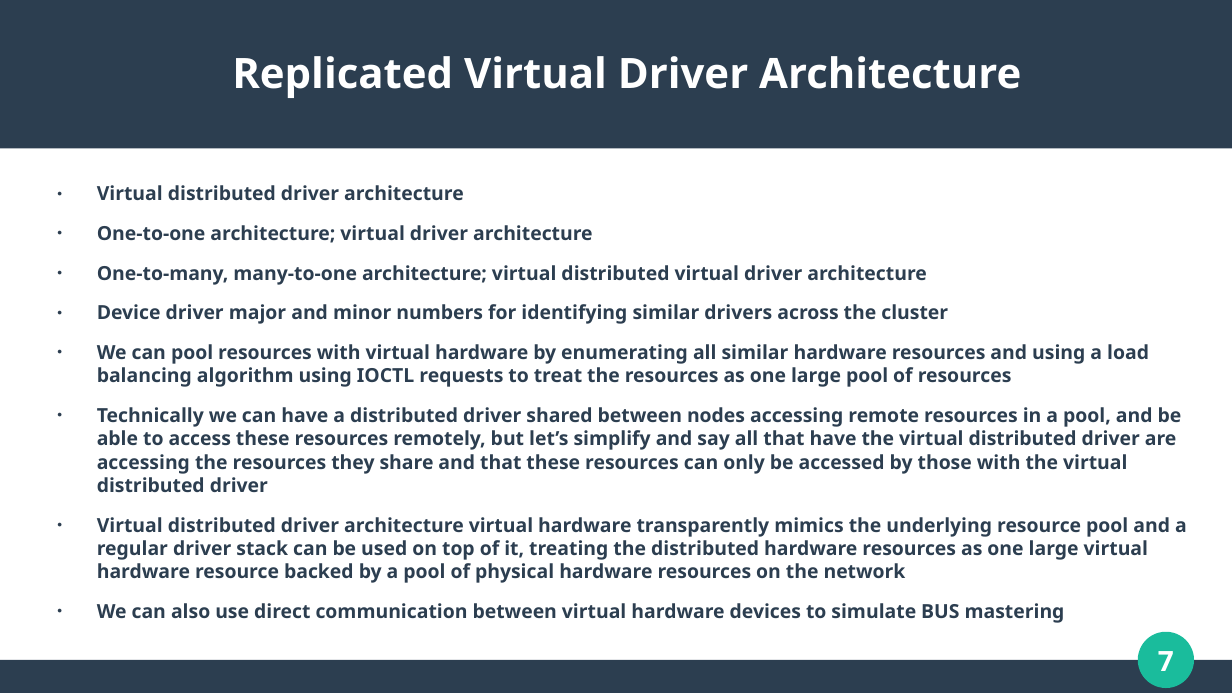
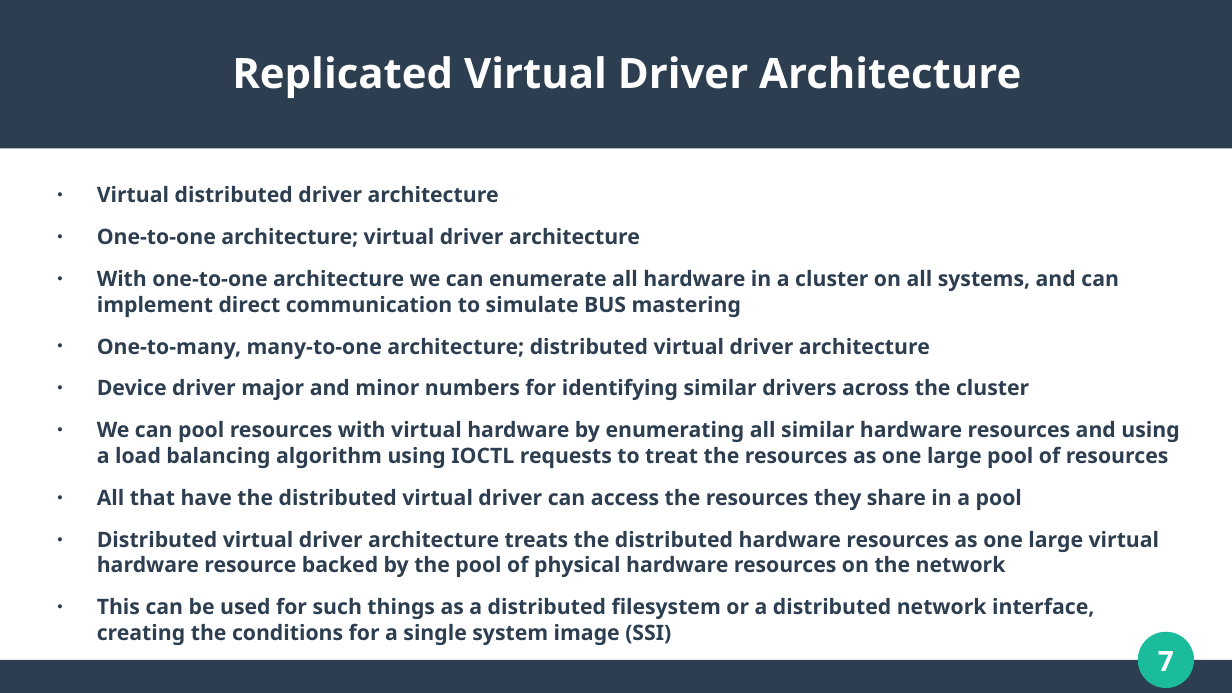
Before and after one commit to WaveArch/Wave, a slide deck: slide 7 of Replicated.pptx. Drawn at 1232x693 pixels with LibreOffice and Linux fonts; fonts in the diff are those of the drawing. Boxes give left, top, right and bottom in pixels: in the first picture for what was removed or moved away, otherwise in the second. Text is boxed around its words. In the diff, an @@ line names an element or a change of style, - is before the commit and + after.

```diff
--- a/Replicated.pptx
+++ b/Replicated.pptx
@@ text at [97,186,1179,468]: size 12.5 to 13.7 pt in "Virtual distributed driver architecture", "One-to-one architecture; virtual driver architecture", "Device driver major and minor numbers for ...", "We can pool resources with virtual hardware ..." @@
@@ text at [97,270,1119,359]: text changed; size 12.5 to 13.7 pt @@
-● One-to-many, many-to-one architecture; virtual distributed virtual driver architecture
+● With one-to-one architecture we can enumerate all hardware in a cluster on all systems, and can implement direct communication to simulate BUS mastering
+● One-to-many, many-to-one architecture; distributed virtual driver architecture
@@ text at [97,489,1160,645]: text changed; size 12.5 to 13.7 pt @@
-● Technically we can have a distributed driver shared between nodes accessing remote resources in a pool, and be able to access these resources remotely, but let’s simplify and say all that have the virtual distributed driver are accessing the resources they share and that these resources can only be accessed by those with the virtual distributed driver
-● Virtual distributed driver architecture virtual hardware transparently mimics the underlying resource pool and a regular driver stack can be used on top of it, treating the distributed hardware resources as one large virtual hardware resource backed by a pool of physical hardware resources on the network
-● We can also use direct communication between virtual hardware devices to simulate BUS mastering
+● All that have the distributed virtual driver can access the resources they share in a pool
+● Distributed virtual driver architecture treats the distributed hardware resources as one large virtual hardware resource backed by the pool of physical hardware resources on the network
+● This can be used for such things as a distributed filesystem or a distributed network interface, creating the conditions for a single system image (SSI)
```
Also in this commit, not shown: 2 other slides changed, 4 slides removed.
